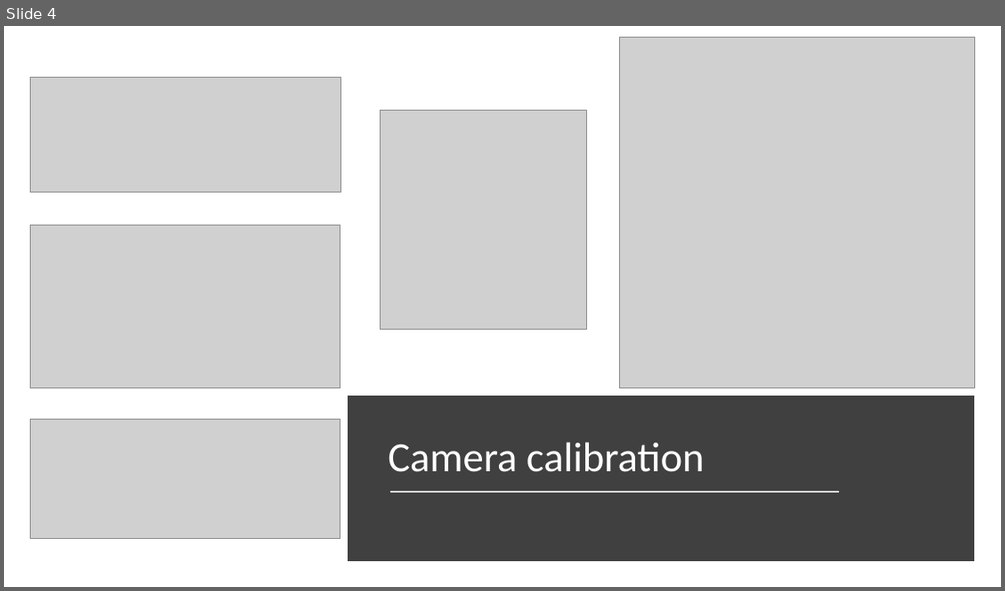
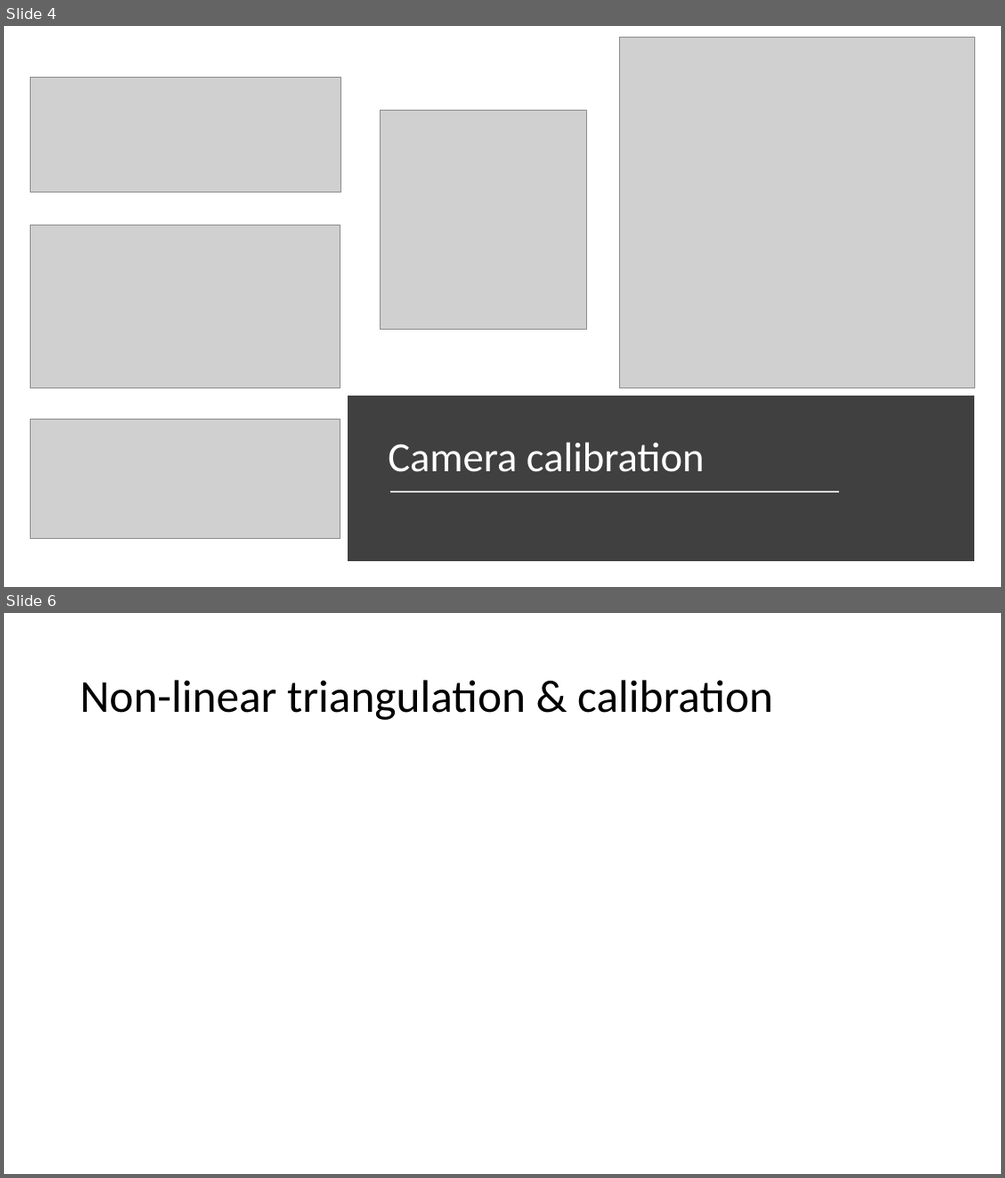
Before and after one commit to gitglob/02504-Computer-Vision, a slide deck: exam/presentation.pptx. Shown one above the other, each under a label of ours: slide 4 before the commit, slides 4 and 6 after it; the slides between them are not shown. The pictures are 1005x591 and 1005x1178 pixels, drawn with LibreOffice and Linux fonts; fonts in the diff are those of the drawing; grey boxes stand for pictures. Boxes give left, top, right and bottom in pixels: in the first picture for what was removed or moved away, otherwise in the second. Text is boxed around its words. In the diff, an @@ line names an element or a change of style, - is before the commit and + after.

```diff
--- a/exam/presentation.pptx
+++ b/exam/presentation.pptx
@@ slide 6 added at <box>4,613,1001,1174</box>, background #FFFFFF @@
@@ title added at <box>80,680,773,720</box>, 44 pt, text #000000 @@
+Non-linear triangulation & calibration
```
Also in this commit, not shown: 1 other slide added, 16 other files.
